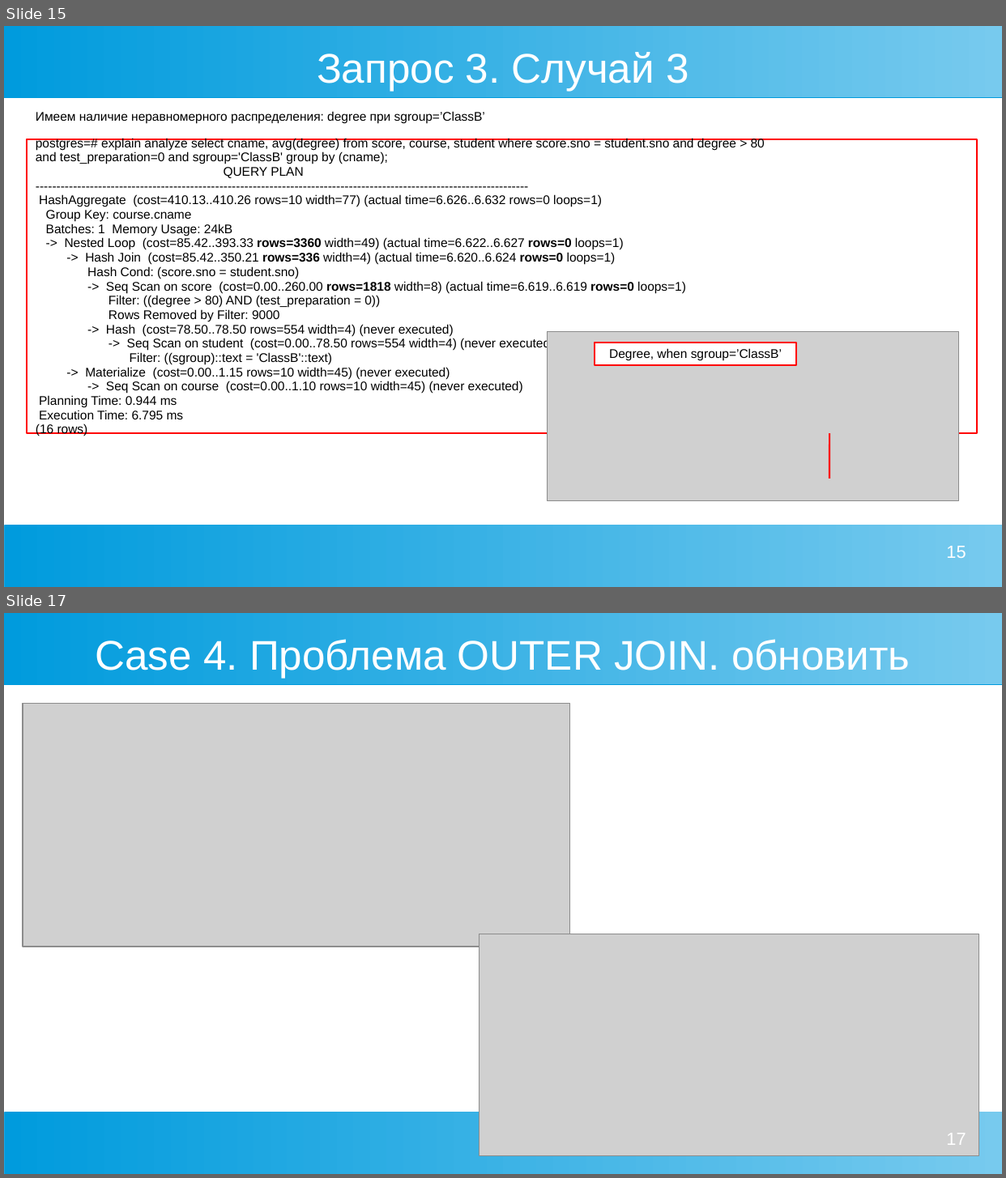
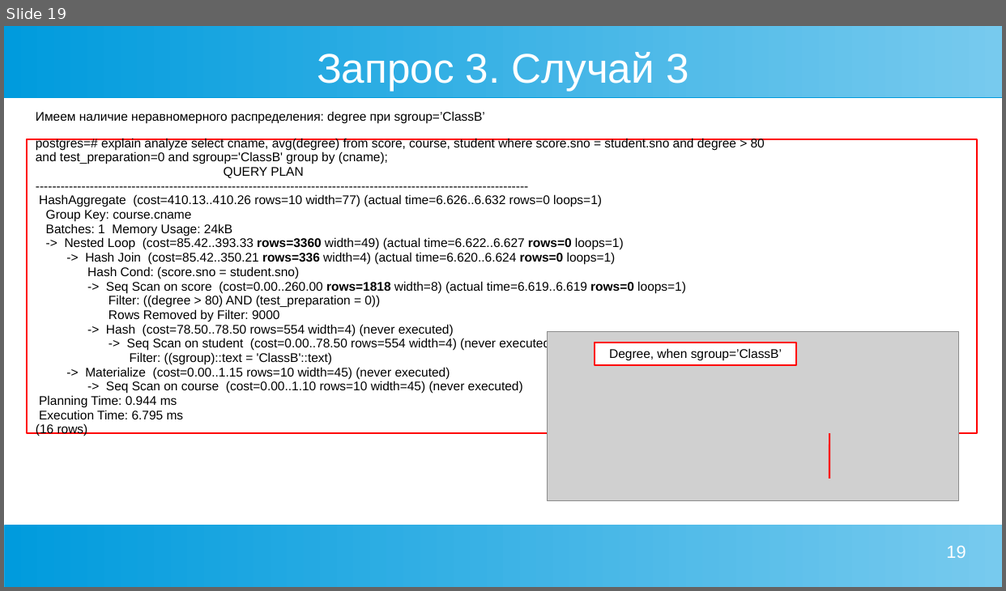
Before and after one commit to Alena0704/conf, a slide deck: aqo_presentation.ppt. Shown one above the other, each under a label of ours: slides 15 and 17 before the commit, slide 19 after it; the slides between them are not shown. The pictures are 1006x1178 and 1006x591 pixels, drawn with LibreOffice and Linux fonts; fonts in the diff are those of the drawing; grey boxes stand for pictures. Boxes give left, top, right and bottom in pixels: in the first picture for what was removed or moved away, otherwise in the second. Text is boxed around its words. In the diff, an @@ line names an element or a change of style, - is before the commit and + after.

```diff
--- a/aqo_presentation.ppt
+++ b/aqo_presentation.ppt
@@ slide 17 removed at [4,613,1002,1174], background #FFFFFF; not listed: 2 template elements that a slide beside it also shows @@
@@ title removed at [95,639,910,678] @@
-Case 4. Проблема OUTER JOIN. обновить
@@ picture removed at [23,704,570,948] @@
@@ picture removed at [479,935,979,1157] @@
@@ page number removed at [946,1133,965,1145] @@
-17
@@ what was slide 15 is now slide 19 @@
@@ page number at [946,546,965,558]: text changed @@
-15
+19
```
Also in this commit, not shown: 12 slides changed, 7 slides added, 6 other slides removed.
